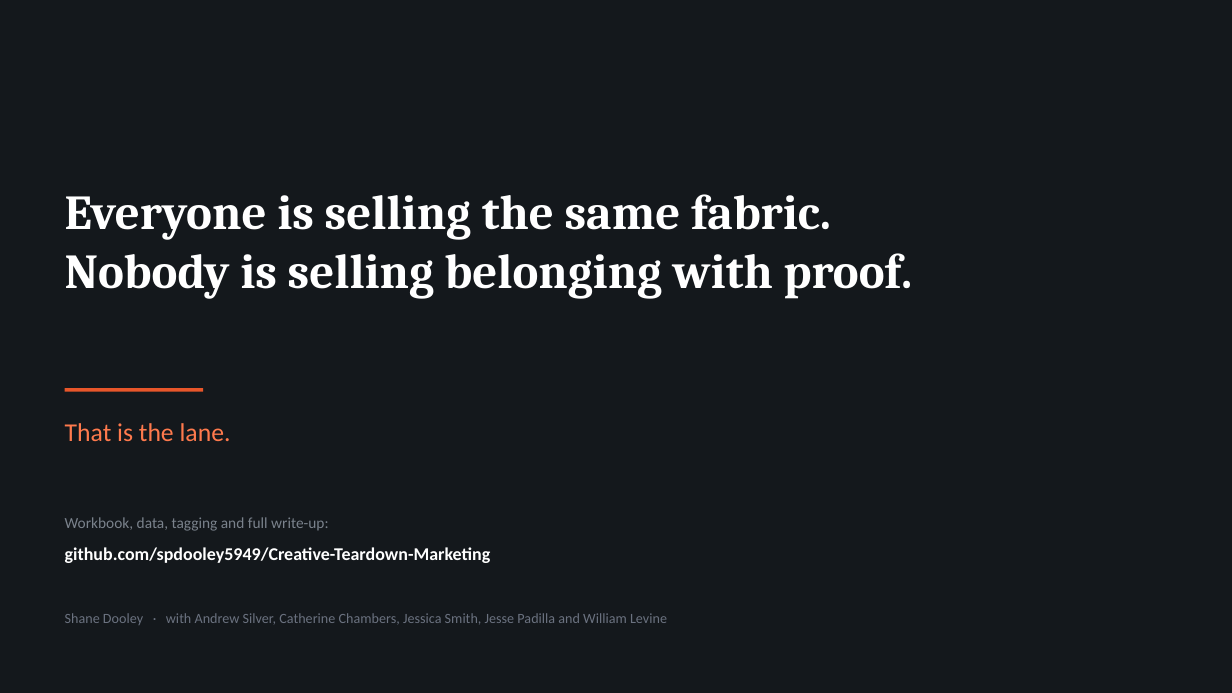
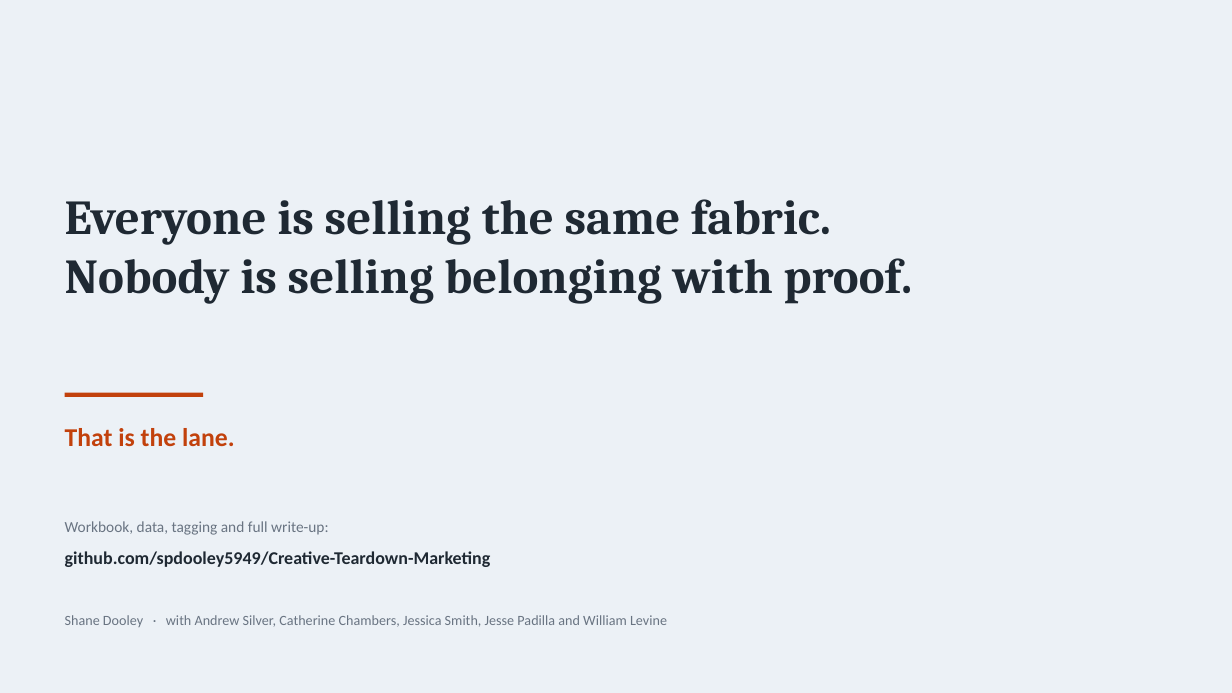
Before and after one commit to spdooley5949/Creative-Teardown-Marketing, a slide deck: slide 10 of output/Dooley_Creative_Teardown_Findings.pptx (slide 9 before the commit). Drawn at 1232x693 pixels with LibreOffice and Linux fonts; fonts in the diff are those of the drawing. Boxes give left, top, right and bottom in pixels: in the first picture for what was removed or moved away, otherwise in the second. Text is boxed around its words. In the diff, an @@ line names an element or a change of style, - is before the commit and + after.

```diff
--- a/output/Dooley_Creative_Teardown_Findings.pptx
+++ b/output/Dooley_Creative_Teardown_Findings.pptx
@@ background #14181C to #ECF1F6 @@
@@ text "Everyone is selling the same ..." at box(65, 199, 913, 303): text colour #FFFFFF to #1F2933 @@
@@ rectangle: place and size @@
-rectangle at box(65, 388, 203, 392)
+rectangle at box(65, 393, 203, 396)
@@ rectangle at box(65, 393, 203, 396): fill #E8562A to #C2410C @@
@@ text "That is the lane." at box(65, 428, 235, 446): text colour #FF7A4D to #C2410C, bold on @@
@@ text "Workbook, data, tagging and full ..." at box(65, 521, 328, 535): text colour #7A828C to #697482 @@
@@ text "github.com/spdooley5949/Creative-Teardown-Marketing" at box(65, 551, 491, 567): text colour #FFFFFF to #1F2933 @@
@@ text "Shane Dooley · with Andrew ..." at box(65, 615, 667, 627): text colour #6B7280 to #697482 @@
```
Also in this commit, not shown: 8 other slides changed, 1 slide added, 1 other file.
